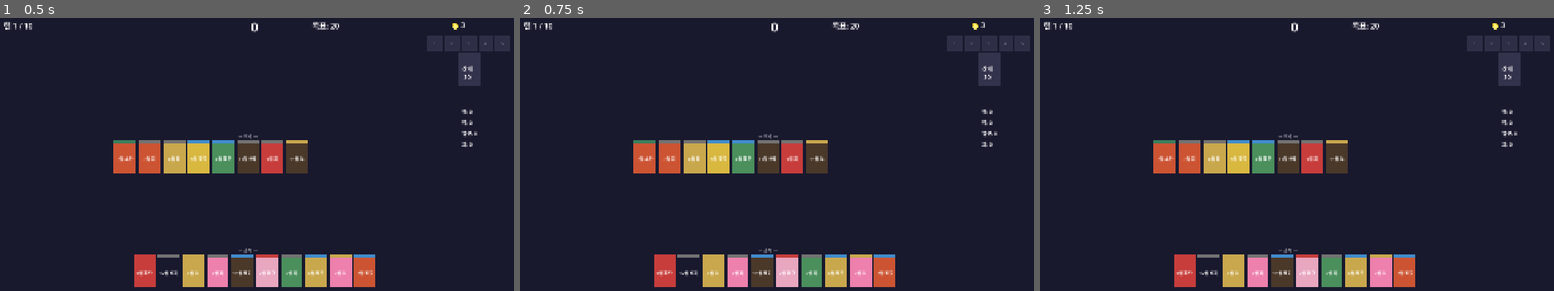
Above: before the commit, frames 1-3 (left to right).
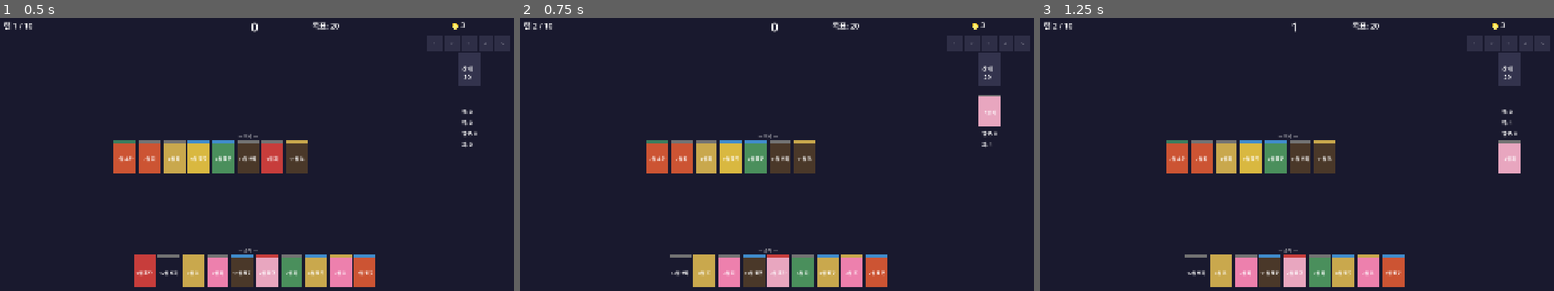
Above: after the commit, the same moments.

Repository: hanariago/CardBloom
Game: Godot game, scene res://scenes/main.tscn
Same seed, same stepped clock (60 frames per second), same inputs: the game is played once before the commit and once after it. The project has no main scene, so this scene is started directly.
Inputs (mouse positions are in pixels of both pictures, inside the frame that each line leads up to):
- Up to frame 1 (0.5 s): no input
- Up to frame 2 (0.75 s): tap Enter at 0.5 s; move the mouse to (663, 271) at 0.52 s; click (663, 271) at 0.67 s
- Up to frame 3 (1.25 s): no input

Frame 1 is identical in both runs. In frame 2, 6.4% of the frame differs, in the area x 2-94%, y 3-99%; in frame 3, 7.1%, in the area x 2-94%, y 1-99%.

Commit message:
[버그픽스] 클릭 입력 + 타입 에러 수정
- round.gd / board.gd / card_node.gd: ColorRect mouse_filter = IGNORE
  (Control 노드가 Area2D 클릭을 막던 문제 해결)
- scoring.gd: Array[CardData.Card] → Array (Dictionary에서 꺼낸 배열 타입 불일치 해결)

Co-Authored-By: Claude Sonnet 4.6 <noreply@anthropic.com>

Diff:
--- a/scripts/data/scoring.gd
+++ b/scripts/data/scoring.gd
@@ -51,10 +51,10 @@
 static func calculate(collected: Dictionary) -> ScoreBreakdown:
 	var breakdown := ScoreBreakdown.new()
 
-	var gwang_cards: Array[CardData.Card] = collected.get("gwang", [])
-	var ribbon_cards: Array[CardData.Card] = collected.get("ribbon", [])
-	var animal_cards: Array[CardData.Card] = collected.get("animal", [])
-	var pi_cards: Array[CardData.Card] = collected.get("pi", [])
+	var gwang_cards: Array = collected.get("gwang", [])
+	var ribbon_cards: Array = collected.get("ribbon", [])
+	var animal_cards: Array = collected.get("animal", [])
+	var pi_cards: Array = collected.get("pi", [])
 
 	# 기본 점수: 광 각 20점, 피 각 1점 (쌍피 2점)
 	for c in gwang_cards:
@@ -86,7 +86,7 @@
 
 
 ## 광 족보
-static func _check_gwang_combos(gwang: Array[CardData.Card], bd: ScoreBreakdown) -> void:
+static func _check_gwang_combos(gwang: Array, bd: ScoreBreakdown) -> void:
 	var count := gwang.size()
 	var has_rain := gwang.any(func(c: CardData.Card) -> bool: return c.month == 12)
 
@@ -106,7 +106,7 @@
 
 
 ## 띠 족보
-static func _check_ribbon_combos(ribbons: Array[CardData.Card], bd: ScoreBreakdown) -> void:
+static func _check_ribbon_combos(ribbons: Array, bd: ScoreBreakdown) -> void:
 	var red_months   := [1, 2, 3]
 	var blue_months  := [6, 9, 10]
 	var green_months := [4, 5, 7]
@@ -129,7 +129,7 @@
 
 
 ## 열끗 족보
-static func _check_animal_combos(animals: Array[CardData.Card], bd: ScoreBreakdown) -> void:
+static func _check_animal_combos(animals: Array, bd: ScoreBreakdown) -> void:
 	# 고도리: 2월 + 4월 + 8월 열끗
 	var godori_months := [2, 4, 8]
 	if _has_all_months(animals, godori_months):
@@ -142,7 +142,7 @@
 
 
 ## 피 족보
-static func _check_pi_combo(pi_cards: Array[CardData.Card], bd: ScoreBreakdown) -> void:
+static func _check_pi_combo(pi_cards: Array, bd: ScoreBreakdown) -> void:
 	# 피 점수 합산 (쌍피 포함)
 	var total_pi := 0
 	for c in pi_cards:
@@ -157,7 +157,7 @@
 
 
 ## 헬퍼: 특정 월 목록을 모두 보유하는지 확인
-static func _has_all_months(cards: Array[CardData.Card], months: Array) -> bool:
+static func _has_all_months(cards: Array, months: Array) -> bool:
 	for m in months:
 		var found := false
 		for c in cards:
--- a/scripts/game/board.gd
+++ b/scripts/game/board.gd
@@ -37,6 +37,7 @@
 	mountain_bg.size = Vector2(CARD_W, CARD_H)
 	mountain_bg.position = Vector2(MOUNTAIN_X - CARD_W * 0.5, MOUNTAIN_Y - CARD_H * 0.5)
 	mountain_bg.color = Color(0.2, 0.2, 0.3)
+	mountain_bg.mouse_filter = Control.MOUSE_FILTER_IGNORE
 	add_child(mountain_bg)
 
 	_mountain_label = Label.new()
@@ -44,6 +45,7 @@
 	_mountain_label.add_theme_font_size_override("font_size", 20)
 	_mountain_label.text = "산패\n30"
 	_mountain_label.horizontal_alignment = HORIZONTAL_ALIGNMENT_CENTER
+	_mountain_label.mouse_filter = Control.MOUSE_FILTER_IGNORE
 	add_child(_mountain_label)
 
 	# 수집 영역 라벨 (4가지 유형)
@@ -56,6 +58,7 @@
 		lbl.add_theme_font_size_override("font_size", 18)
 		lbl.text = "%s: 0" % labels[i]
 		lbl.add_theme_color_override("font_color", Color.WHITE)
+		lbl.mouse_filter = Control.MOUSE_FILTER_IGNORE
 		add_child(lbl)
 		_collected_labels[types[i]] = lbl
 
@@ -69,6 +72,7 @@
 	floor_label.position = Vector2(900, FLOOR_Y - CARD_H * 0.5 - 30)
 	floor_label.add_theme_font_size_override("font_size", 16)
 	floor_label.modulate = Color(1, 1, 1, 0.5)
+	floor_label.mouse_filter = Control.MOUSE_FILTER_IGNORE
 	add_child(floor_label)
 
 	var hand_label := Label.new()
@@ -76,6 +80,7 @@
 	hand_label.position = Vector2(900, HAND_Y - CARD_H * 0.5 - 30)
 	hand_label.add_theme_font_size_override("font_size", 16)
 	hand_label.modulate = Color(1, 1, 1, 0.5)
+	hand_label.mouse_filter = Control.MOUSE_FILTER_IGNORE
 	add_child(hand_label)
 
 
--- a/scripts/game/card_node.gd
+++ b/scripts/game/card_node.gd
@@ -49,16 +49,18 @@
 
 
 func _build_visual() -> void:
-	# 배경
+	# 배경 — MOUSE_FILTER_IGNORE: Area2D 클릭이 통과되도록
 	_bg = ColorRect.new()
 	_bg.size = Vector2(CARD_W, CARD_H)
 	_bg.position = Vector2(-CARD_W * 0.5, -CARD_H * 0.5)
+	_bg.mouse_filter = Control.MOUSE_FILTER_IGNORE
 	add_child(_bg)
 
-	# 유형 표시 띠 (상단 10px)
+	# 유형 표시 띠
 	_type_indicator = ColorRect.new()
 	_type_indicator.size = Vector2(CARD_W, 10)
 	_type_indicator.position = Vector2(-CARD_W * 0.5, -CARD_H * 0.5)
+	_type_indicator.mouse_filter = Control.MOUSE_FILTER_IGNORE
 	add_child(_type_indicator)
 
 	# 카드 텍스트 라벨
@@ -68,13 +70,15 @@
 	_label.autowrap_mode = TextServer.AUTOWRAP_ARBITRARY
 	_label.horizontal_alignment = HORIZONTAL_ALIGNMENT_CENTER
 	_label.vertical_alignment = VERTICAL_ALIGNMENT_CENTER
+	_label.mouse_filter = Control.MOUSE_FILTER_IGNORE
 	add_child(_label)
 
-	# 선택 표시 (테두리 효과 — 흰색 반투명 오버레이)
+	# 선택 표시 오버레이
 	_select_indicator = ColorRect.new()
 	_select_indicator.size = Vector2(CARD_W, CARD_H)
 	_select_indicator.position = Vector2(-CARD_W * 0.5, -CARD_H * 0.5)
 	_select_indicator.color = Color(1, 1, 1, 0.3)
+	_select_indicator.mouse_filter = Control.MOUSE_FILTER_IGNORE
 	_select_indicator.visible = false
 	add_child(_select_indicator)
 
--- a/scripts/game/round.gd
+++ b/scripts/game/round.gd
@@ -25,6 +25,7 @@
 	var bg := ColorRect.new()
 	bg.color = Color(0.10, 0.10, 0.18)
 	bg.size = Vector2(1920, 1080)
+	bg.mouse_filter = Control.MOUSE_FILTER_IGNORE
 	add_child(bg)
 
 	_board = Board.new()
